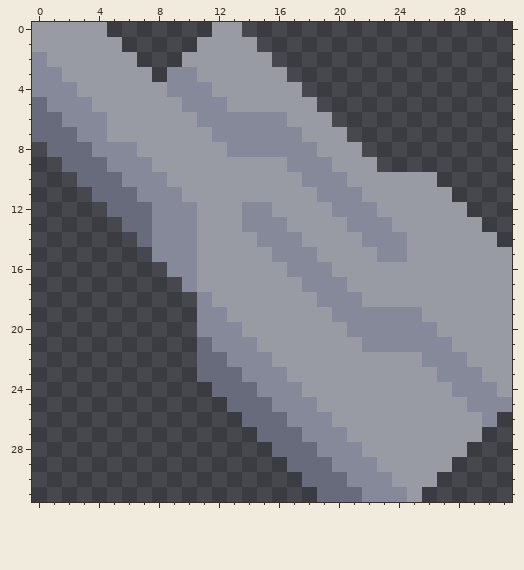
One commit to this pixel-art sprite: sprites/materials/bistot.png. The first picture shows the starting point.
The file is 32x32 pixels.
After:
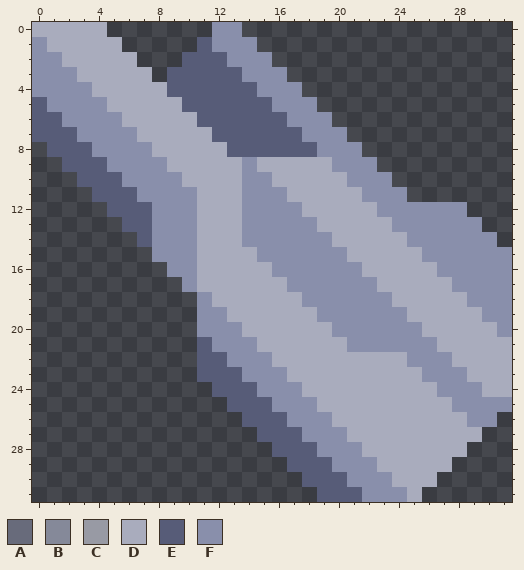
Palette (. is transparent): A #686b7b  B #858999  C #989aa4  D #a9acbd  E #575c78  F #898fab
What changed:
Changed rows in their new state; - is an unchanged pixel.
first column x 0:
 0 DDDDD-------FF------------------
 1 FDDDDD-----EFFF-----------------
 2 FFDDDDD---EEEFFF----------------
 3 FFFDDDDD-EEEEEFFF---------------
 4 FFFFDDDDDEEEEEEFFF--------------
 5 EFFFFDDDDDEEEEEEFFF-------------
 6 EEFFFFDDDDDEEEEEEFFF------------
 7 EEEFFFFDDDDDEEEEEEFFF-----------
 8 -EEEFFFFDDDDDEEEEEEFFF----------
 9 --EEEFFFFDDDDDFDDDDDFFF---------
10 ---EEEFFFFDDDDFFDDDDDFFF...-----
11 ----EEEFFFFDDDFFFDDDDDFFF...----
12 -----EEEFFFDDDFFFFDDDDDFFFFFF---
13 ------EEFFFDDDFFFFFDDDDDFFFFFF--
14 -------EFFFDDDFFFFFFDDDDDFFFFFF-
15 --------FFFDDDDFFFFFFDDDDDFFFFFF
16 ---------FFDDDDDFFFFFFDDDDDFFFFF
17 ----------FDDDDDDFFFFFFDDDDDFFFF
18 -----------FDDDDDDFFFFFFDDDDDFFF
19 -----------FFDDDDDDFFFFFFDDDDDFF
20 -----------FFFDDDDDDFFFFFFDDDDDF
21 -----------EFFFDDDDDDFFFFFFDDDDD
22 -----------EEFFFDDDDDDDDDFFFDDDD
23 -----------EEEFFFDDDDDDDDDFFFDDD
24 ------------EEEFFFDDDDDDDDDFFFDD
25 -------------EEEFFFDDDDDDDDDFFFF
26 --------------EEEFFFDDDDDDDDDFF-
27 ---------------EEEFFFDDDDDDDDD--
28 ----------------EEEFFFDDDDDDD---
29 -----------------EEEFFFDDDDD----
30 ------------------EEEFFFDDD-----
31 -------------------EEEFFFD------
Boxes around the changes in both pictures, in picture pixels (x1, y1, x2, y2):
changed: (32, 22, 512, 502)
